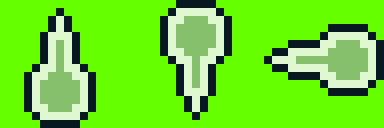
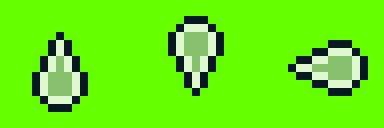
Layer changes from the first 384x128 image to the second:
added layer "right" (1st of 3) above "up" over [288, 40, 368, 96]
added layer "up" (1st of 3) above "down" over [168, 16, 224, 96]
added layer "down" (1st of 3) above "right" over [32, 32, 88, 112]
hid "right" (2nd of 3) over [264, 24, 384, 96]
hid "up" (2nd of 3) over [160, 0, 280, 120]
hid "down" (2nd of 3) over [24, 8, 96, 128]
